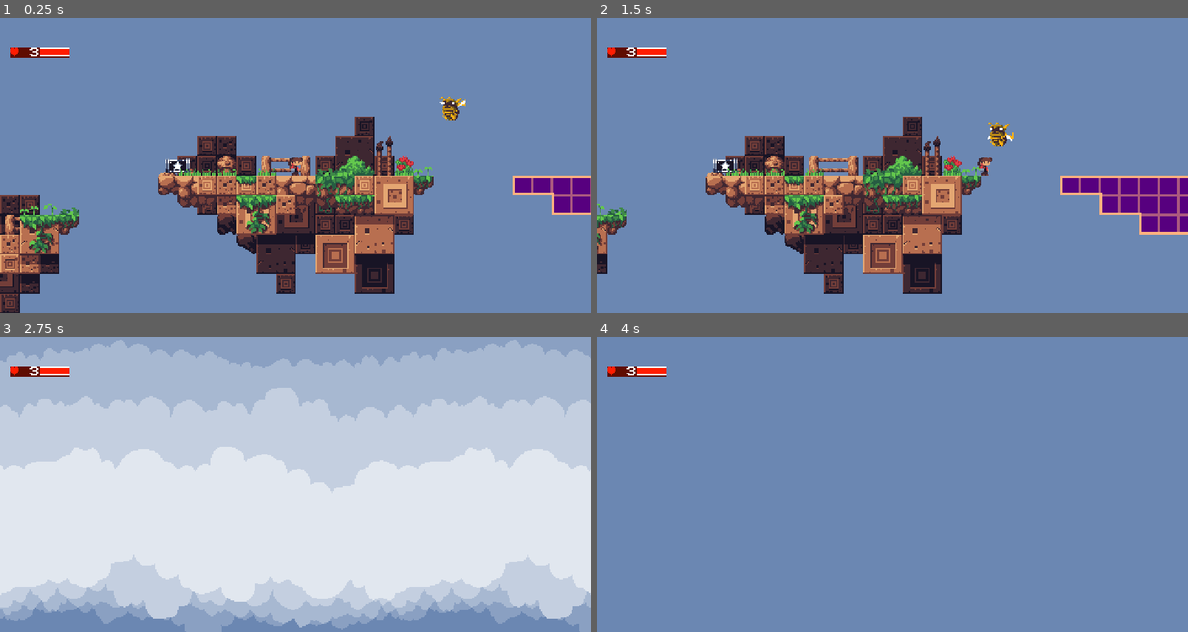
Above: before the commit, frames 1-4 (two rows, left to right).
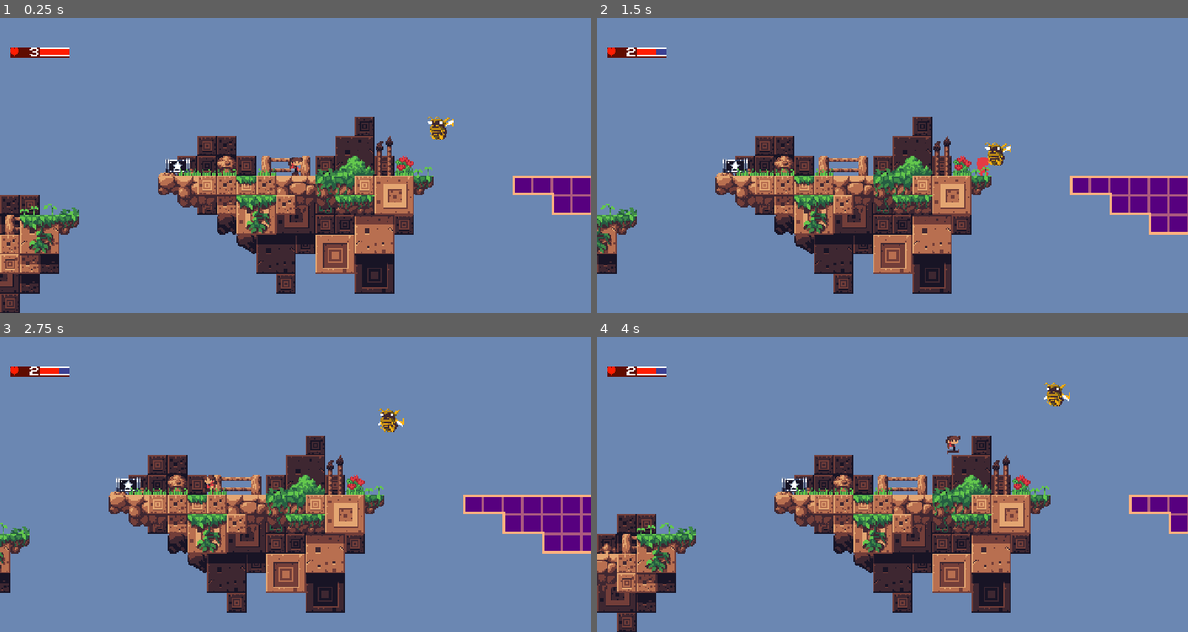
Above: after the commit, the same moments.

Repository: yashparab17/skyventure-revamped
Game: Godot game, scene res://scenes/areas/area_1.tscn
The game is run twice, just before and just after one commit, with the same random seed, the same clock (stepped at 60 frames per second) and the same inputs. Sound files missing from this copy of the repository are replaced by a short silence.
Inputs:
- Up to frame 1 (0.25 s): no input
- Up to frame 2 (1.5 s): hold S (aim_down) 0.53-1.28 s; hold D (move_right) from 0.53 s (still down); tap Space (jump) at 0.77 s; tap W (aim_up) at 1.35 s
- Up to frame 3 (2.75 s): tap Space (jump) at 1.52 s; release D (move_right) at 2.03 s; hold A (move_left) from 2.03 s (still down); tap Q (next_weapon) at 2.1 s
- Up to frame 4 (4 s): release A (move_left) at 2.78 s; hold D (move_right) from 2.78 s (still down); tap E (previous_weapon) at 2.85 s; tap Space (jump) at 3.02, 3.77 s; tap Z (shoot) at 3.6 s

The runs differ from the first frame. In frame 1, 0.4% of the frame differs, in the area x 72-79%, y 26-42%; in frame 2, 13%; in frame 3, 95%, in the area x 0-100%, y 0-100%; in frame 4, 21%.

Commit message:
Adjustable roach positions.

Diff:
--- a/scenes/areas/area_1.tscn
+++ b/scenes/areas/area_1.tscn
@@ -49,9 +49,13 @@
 [node name="Roach1" parent="Enemies" instance=ExtResource("6_nyyba")]
 z_index = -1
 position = Vector2(-128, 176)
+first_patrol_point = Vector2(64, 0)
+second_patrol_point = Vector2(-64, 0)
 
 [node name="FlyingRoach1" parent="Enemies" instance=ExtResource("6_vq5v6")]
-position = Vector2(368, 72)
+position = Vector2(358, 88)
+first_patrol_point = Vector2(0, 32)
+second_patrol_point = Vector2(0, -32)
 
 [node name="Items" type="Node2D" parent="."]
 
--- a/scripts/characters/enemies/flying_roach.gd
+++ b/scripts/characters/enemies/flying_roach.gd
@@ -17,6 +17,10 @@
 var no_of_points: int = 2
 var point_positions: Array[Vector2] = []
 var current_point_position: int = 0
+
+# Export patrol variables.
+@export var first_patrol_point: Vector2
+@export var second_patrol_point: Vector2
 
 # Movement state.
 var direction: Vector2
@@ -46,8 +50,8 @@
 func generate_patrol_points() -> void:
 	point_positions.clear()
 	var spawn_position = global_position
-	point_positions.append(spawn_position + Vector2(0, 32)) # First patrol point (down).
-	point_positions.append(spawn_position + Vector2(0, -32)) # Second patrol point (up).
+	point_positions.append(spawn_position + first_patrol_point)
+	point_positions.append(spawn_position + second_patrol_point)
 	no_of_points = point_positions.size()
 	current_point_position = 0 # Reset patrol index.
 
--- a/scripts/characters/enemies/roach.gd
+++ b/scripts/characters/enemies/roach.gd
@@ -18,6 +18,10 @@
 var no_of_points: int = 2
 var point_positions: Array[Vector2] = []
 var current_point_position: int = 0
+
+# Export patrol variables.
+@export var first_patrol_point: Vector2
+@export var second_patrol_point: Vector2
 
 # Chase system variables.
 var chasing: bool = false
@@ -50,8 +54,8 @@
 func generate_patrol_points() -> void:
 	point_positions.clear()
 	var spawn_position = global_position
-	point_positions.append(spawn_position + Vector2(64, 0)) # First patrol point.
-	point_positions.append(spawn_position + Vector2(-64, 0)) # Second patrol point.
+	point_positions.append(spawn_position + first_patrol_point)
+	point_positions.append(spawn_position + second_patrol_point)
 	no_of_points = point_positions.size()
 	current_point_position = 0 # Reset patrol index.
 
